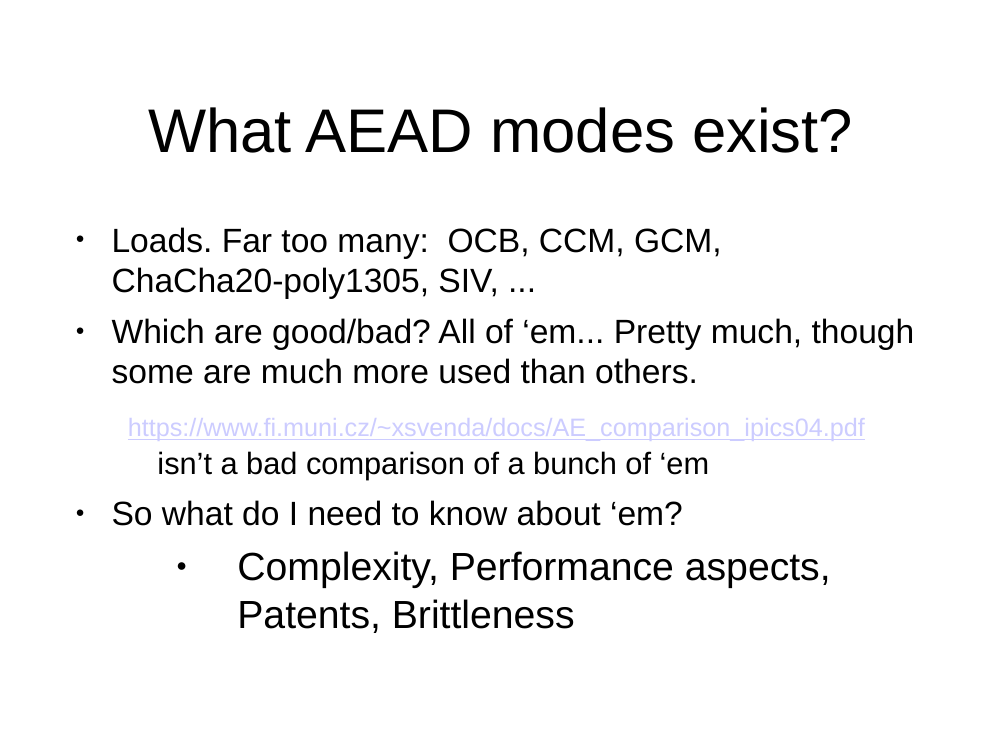
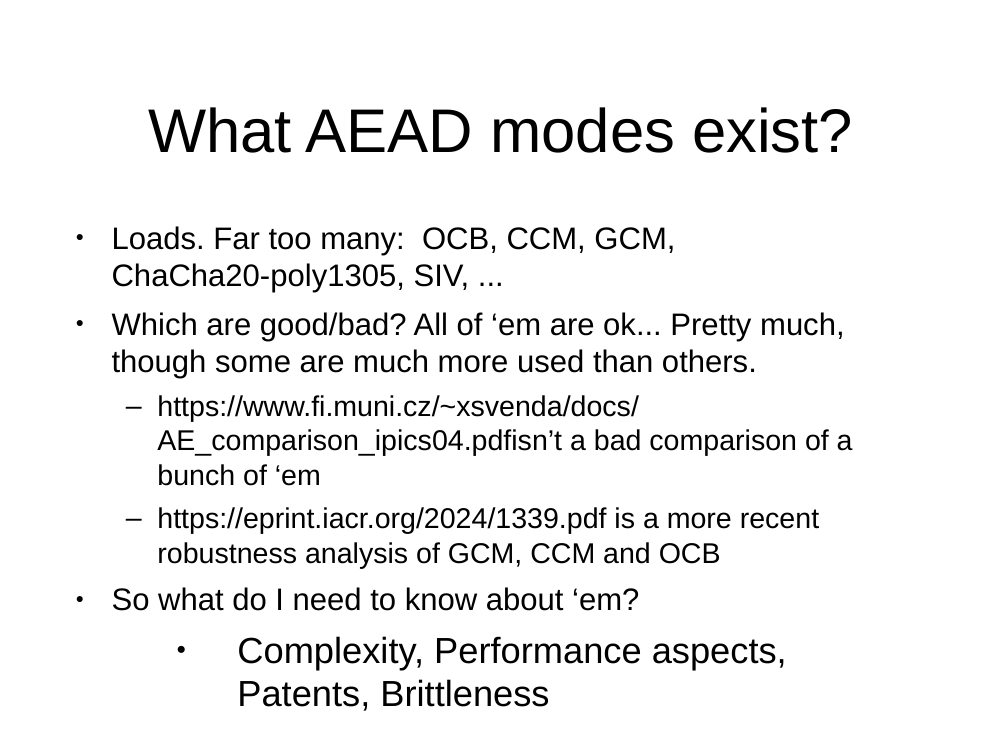
Before and after one commit to sftcd/cs7053, a slide deck: slide 70 of 2025lectures/04-crypto.odp. Drawn at 1008x756 pixels with LibreOffice and Linux fonts; fonts in the diff are those of the drawing. Boxes give left, top, right and bottom in pixels: in the first picture for what was removed or moved away, otherwise in the second. Text is boxed around its words. In the diff, an @@ line names an element or a change of style, - is before the commit and + after.

```diff
--- a/2025lectures/04-crypto.odp
+++ b/2025lectures/04-crypto.odp
@@ text at bbox=[112, 226, 787, 669]: size 24 to 22.2 pt in "Loads. Far too many: OCB, CCM, GCM, ...", "So what do I need to know ..."; size 28 to 25.9 pt in "Complexity, Performance aspects, Patents, Brittleness" @@
@@ text at bbox=[112, 312, 853, 568]: text changed; size 24 to 20.4 pt @@
-● Which are good/bad? All of ‘em... Pretty much, though some are much more used than others.
-  https://www.fi.muni.cz/~xsvenda/docs/AE_comparison_ipics04.pdf isn’t a bad comparison of a bunch of ‘em
+● Which are good/bad? All of ‘em are ok... Pretty much, though some are much more used than others.
+  – https://www.fi.muni.cz/~xsvenda/docs/AE_comparison_ipics04.pdfisn’t a bad comparison of a bunch of ‘em
+  – https://eprint.iacr.org/2024/1339.pdf is a more recent robustness analysis of GCM, CCM and OCB
```
Also in this commit, not shown: 2 other files.
